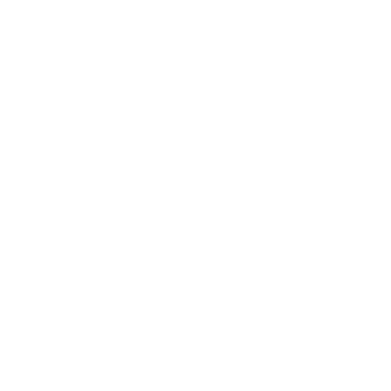
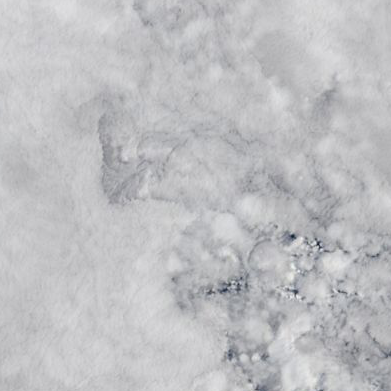
The second 391x391 image is a revision of the first. Changes to its layers:
added layer "089_barents-kara_seas_100km_20170621.terra.truecolor.250m" above "Background" over [0,0,391,391]
